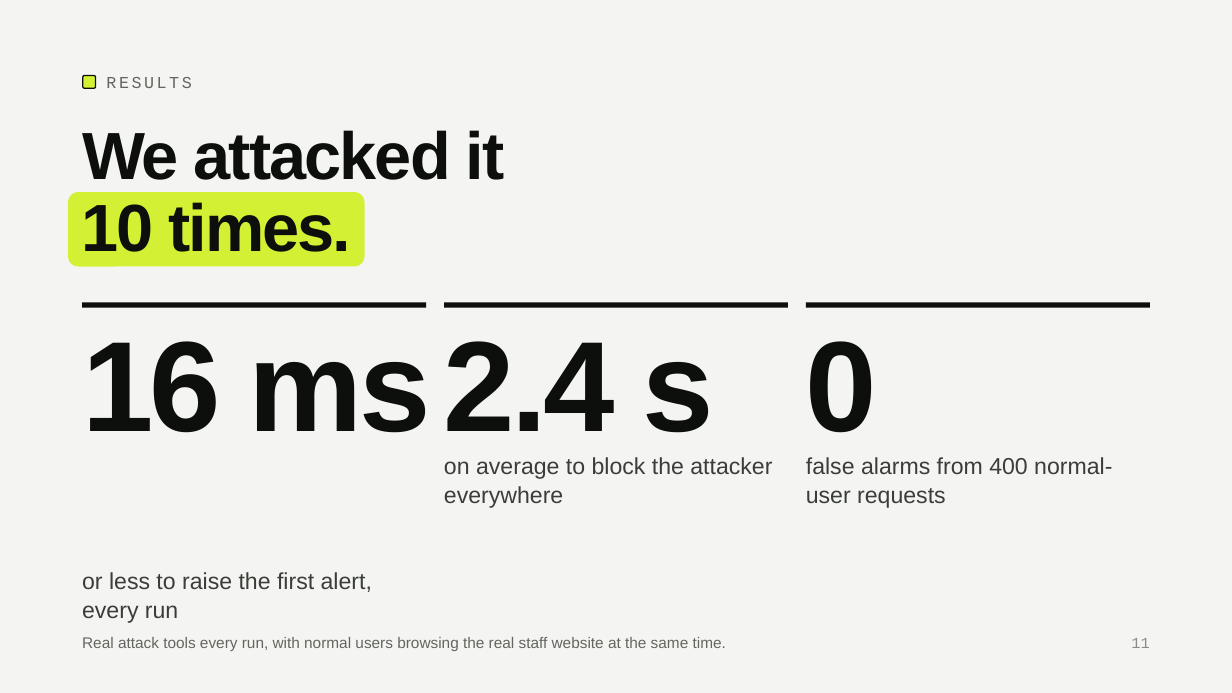
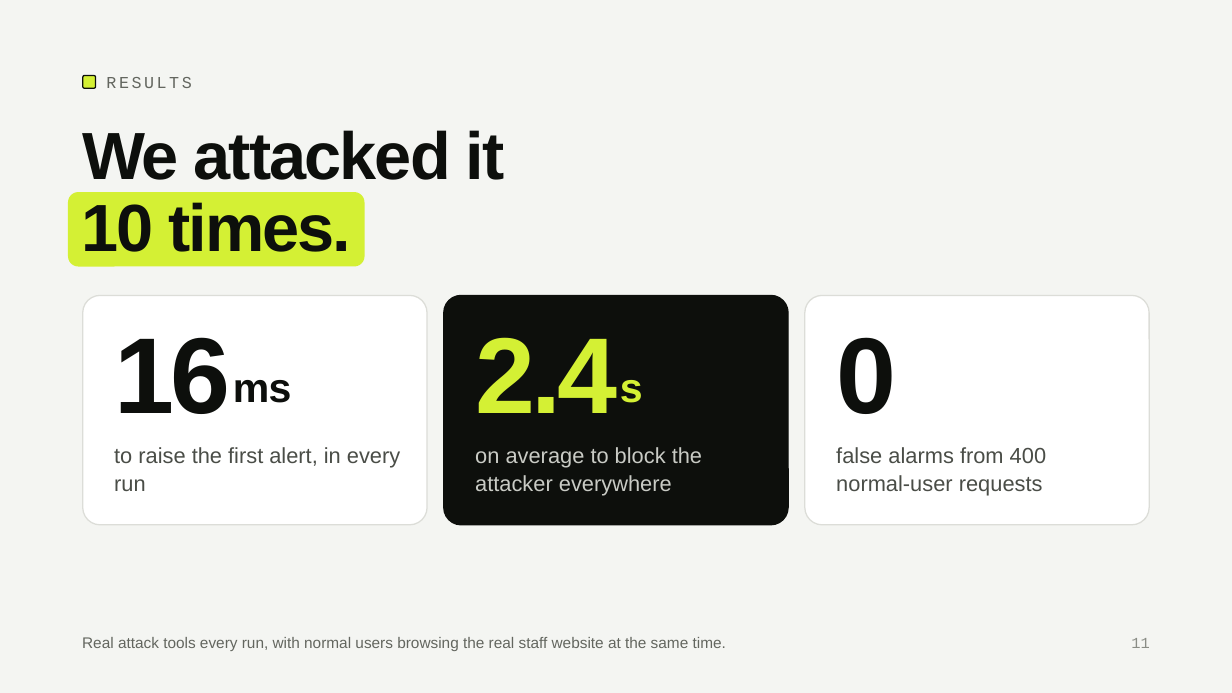
Before and after one commit to AmarWaqar-TSKLI/mirage, a slide deck: slide 11 of submissions/project-presentation/Group5_presentation.pptx. Drawn at 1232x693 pixels with LibreOffice and Linux fonts; fonts in the diff are those of the drawing. Boxes give left, top, right and bottom in pixels: in the first picture for what was removed or moved away, otherwise in the second. Text is boxed around its words. In the diff, an @@ line names an element or a change of style, - is before the commit and + after.

Commit message:
Fix the results slide

```diff
--- a/submissions/project-presentation/Group5_presentation.pptx
+++ b/submissions/project-presentation/Group5_presentation.pptx
@@ rounded rectangle added at (83, 296, 428, 525), fill #FFFFFF, outline #DCDDD8 1 pt @@
@@ rounded rectangle added at (444, 296, 788, 525), fill #0D0F0C, outline #0D0F0C 1 pt @@
@@ rounded rectangle added at (805, 296, 1150, 525), fill #FFFFFF, outline #DCDDD8 1 pt @@
@@ line removed from (82, 305) to (426, 305) @@
@@ line removed from (445, 305) to (788, 305) @@
@@ line removed from (806, 305) to (1150, 305) @@
@@ text "0": place and size @@
-text "0" at (806, 341, 877, 433)
+text "0" at (836, 337, 896, 414)
@@ text "0" at (836, 337, 896, 414): size 100 to 84 pt; line spacing 115pt to 96.6pt @@
@@ text at (114, 337, 230, 414): text changed; size 100 to 84 pt @@
-16 ms
+16
@@ text at (475, 337, 617, 413): text changed; size 100 to 84 pt; text colour #0D0F0C to #D4F034 @@
-2.4 s
+2.4
@@ text added at (233, 380, 292, 403), 32 pt, text #0D0F0C, bold @@
+ms
@@ text added at (620, 380, 643, 403), 32 pt, text #D4F034, bold @@
+s
@@ text at (114, 447, 400, 491): text changed; size 18 to 17 pt; text colour #3B3E38 to #4A4D47 @@
-or less to raise the first alert, every run
+to raise the first alert, in every run
@@ text "on average to block the ...": place and size @@
-text "on average to block the ..." at (444, 457, 772, 508)
+text "on average to block the ..." at (475, 447, 702, 496)
@@ text "on average to block the ..." at (475, 447, 702, 496): size 18 to 17 pt, text colour #3B3E38 to #C9CBC5; line spacing 22.5pt to 22.1pt @@
@@ text "false alarms from 400 normal-user ...": place and size @@
-text "false alarms from 400 normal-user ..." at (806, 457, 1112, 508)
+text "false alarms from 400 normal-user ..." at (836, 447, 1046, 496)
@@ text "false alarms from 400 normal-user ..." at (836, 447, 1046, 496): size 18 to 17 pt, text colour #3B3E38 to #4A4D47; line spacing 22.5pt to 22.1pt @@
```
